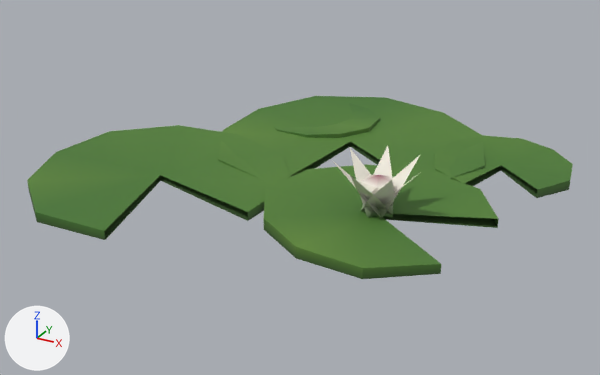
What one commit did to the glTF model game/assets/nature/biome/lily_pad_cluster.glb.
Both versions are drawn from a 50 mm lens placed at (1.258, -2.372, 1.107), pointed at (-0.007, -0.073, -0.043). The lights are fixed; the arrows at lower left show +X, +Y and +Z. The first picture is the older version. Vertices at exactly the same position are counted once.

Before the edit, the objects in view are built like this:
```python
me_lily_pad_cluster = bpy.data.meshes.new('lily_pad_cluster')
me_lily_pad_cluster.from_pydata(...)  # 157 vertices, 221 faces; spans x -0.85..0.8, y -0.7..0.84, z 0.0..0.19
me_lily_pad_cluster.materials.append(mat_biome_vcol)
ob_lily_pad_cluster = bpy.data.objects.new('lily_pad_cluster', me_lily_pad_cluster)
ob_lily_pad_cluster.location = (0.021, -0.074, 0.0)
```
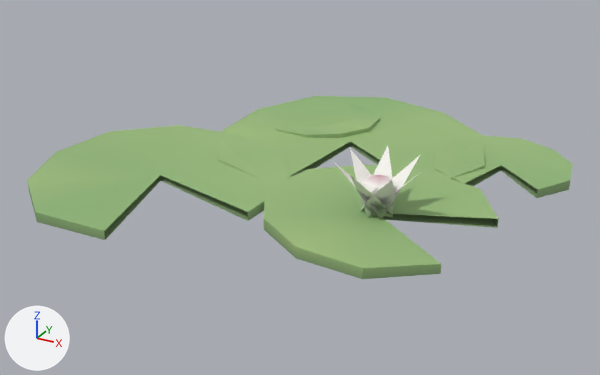
What differs and where, as boxes (x1, y1, x2, y2) in the pictures (600 x 375 px):
part 1 of me_lily_pad_cluster, recoloured
    both: (27, 118, 570, 279)
part 2 of me_lily_pad_cluster, recoloured (lighter)
    both: (27, 96, 573, 268)

Edits to the bpy script that builds the scene:
```text
Change me_lily_pad_cluster:
    where me_lily_pad_cluster.from_pydata(...)  # 157 vertices, 221 faces; spans x -0.85..0.8, y -0.7..0.84, z 0.0..0.19
    used by ob_lily_pad_cluster; location = (0.021, -0.074, 0.0)
    me_lily_pad_cluster part 1: 112 faces centred in x -0.84..0.8, y -0.69..0.82, z 0.0..0.03 are repainted in the vertex colours; the middle colour goes from dark green #385729 to green #819e6f
    me_lily_pad_cluster part 2: 109 faces centred in x -0.81..0.71, y -0.55..0.72, z 0.02..0.13 are repainted in the vertex colours; the middle colour goes from green #548033 to green #9bbc7c
```
